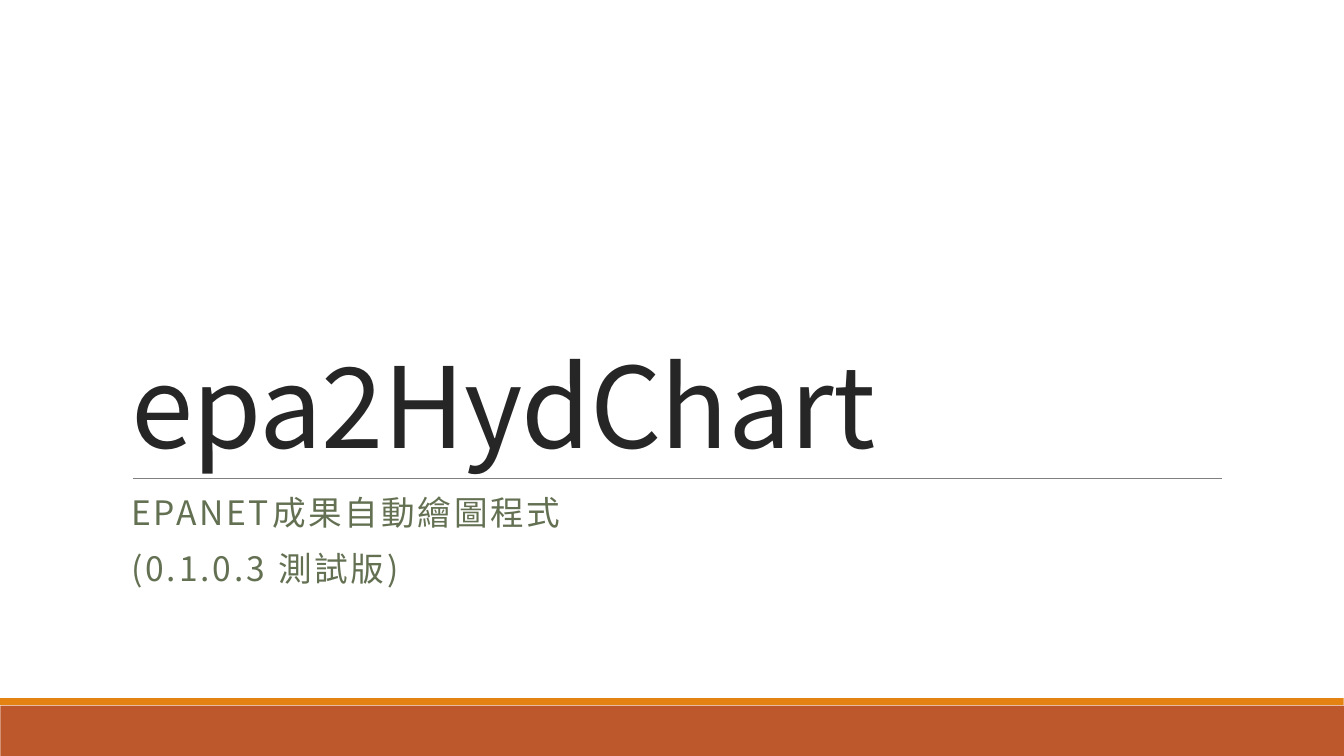
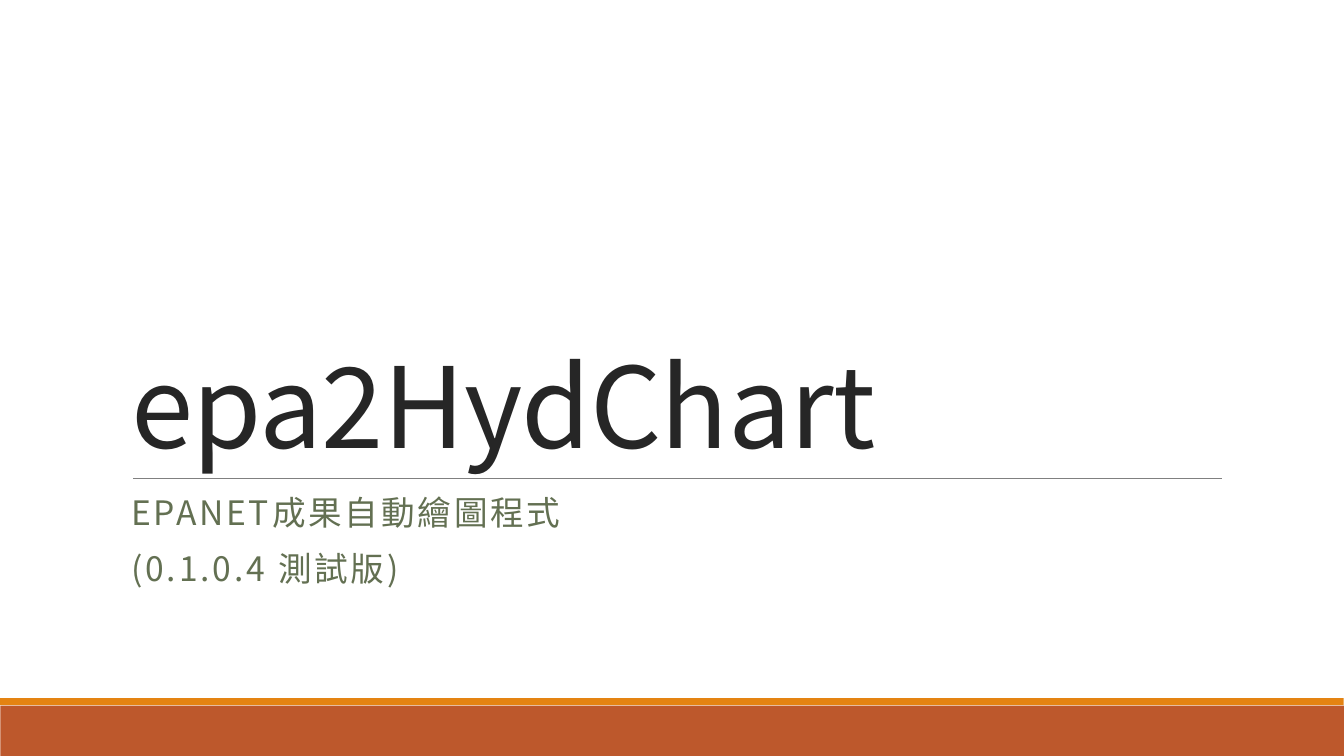
Before and after one commit to lihsin2000/epa2hydchart, a slide deck: slide 1 of 程式說明.pptx. Drawn at 1344x756 pixels with LibreOffice and Linux fonts; fonts in the diff are those of the drawing. Boxes give left, top, right and bottom in pixels: in the first picture for what was removed or moved away, otherwise in the second. Text is boxed around its words. In the diff, an @@ line names an element or a change of style, - is before the commit and + after.

```diff
--- a/程式說明.pptx
+++ b/程式說明.pptx
@@ subtitle at (x1=131, y1=552, x2=399, y2=588): text changed @@
-(0.1.0.3 測試版)
+(0.1.0.4 測試版)
```
Also in this commit, not shown: 4 other slides changed, 1 slide added, 1 slide removed, 6 other files.
